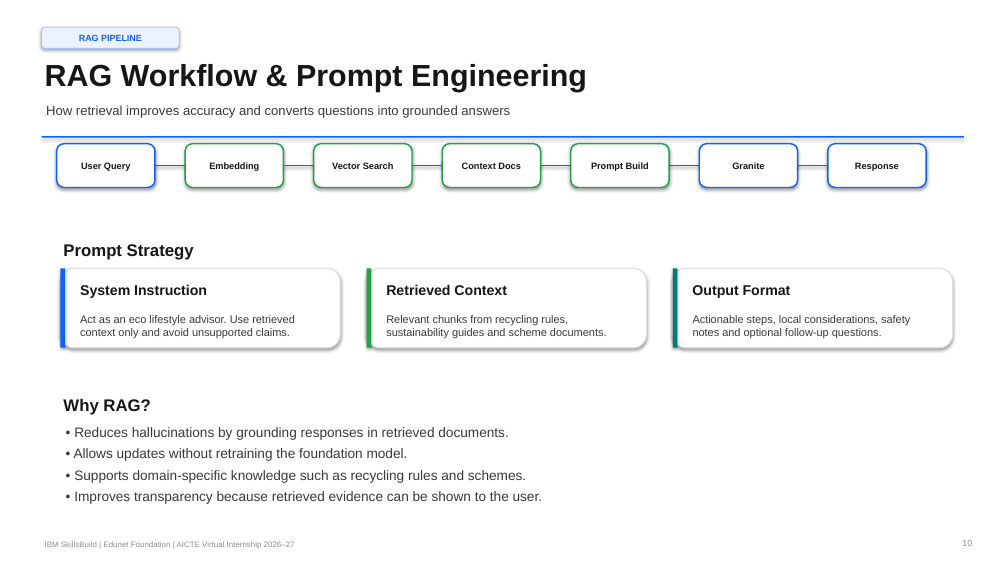
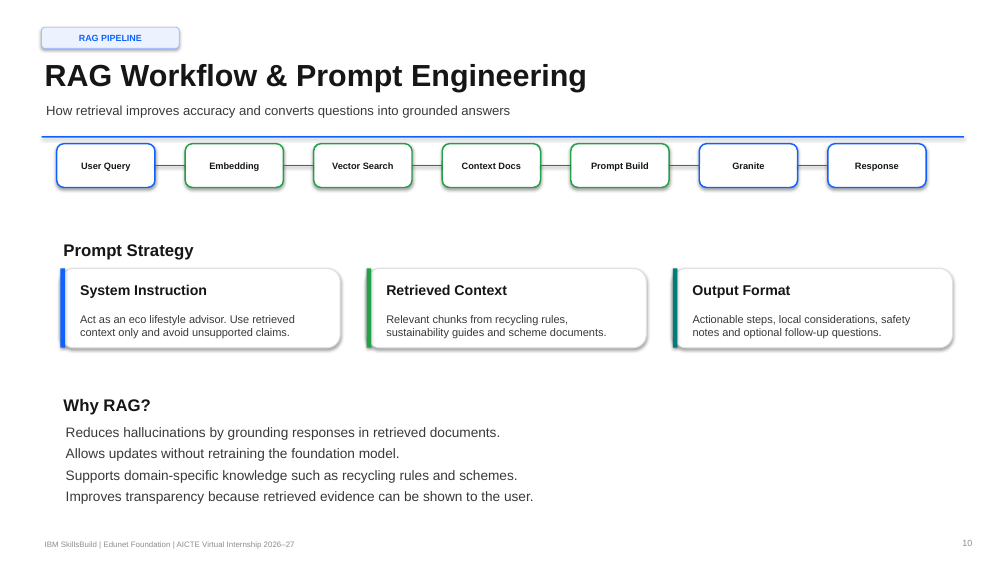
Before and after one commit to rishabh230707-afk/eco-lifestyle-agent, a slide deck: slide 10 of Updated_Project.pptx. Drawn at 1008x567 pixels with LibreOffice and Linux fonts; fonts in the diff are those of the drawing. Boxes give left, top, right and bottom in pixels: in the first picture for what was removed or moved away, otherwise in the second. Text is boxed around its words. In the diff, an @@ line names an element or a change of style, - is before the commit and + after.

Commit message:
Remove literal bullet glyphs from wrapped paragraphs to match clean flowing-text style

```diff
--- a/Updated_Project.pptx
+++ b/Updated_Project.pptx
@@ text at bbox=[66, 427, 534, 504]: text changed @@
-• Reduces hallucinations by grounding responses in retrieved documents.
-• Allows updates without retraining the foundation model.
-• Supports domain-specific knowledge such as recycling rules and schemes.
-• Improves transparency because retrieved evidence can be shown to the user.
+Reduces hallucinations by grounding responses in retrieved documents.
+Allows updates without retraining the foundation model.
+Supports domain-specific knowledge such as recycling rules and schemes.
+Improves transparency because retrieved evidence can be shown to the user.
```
Also in this commit, not shown: 3 other slides changed.
